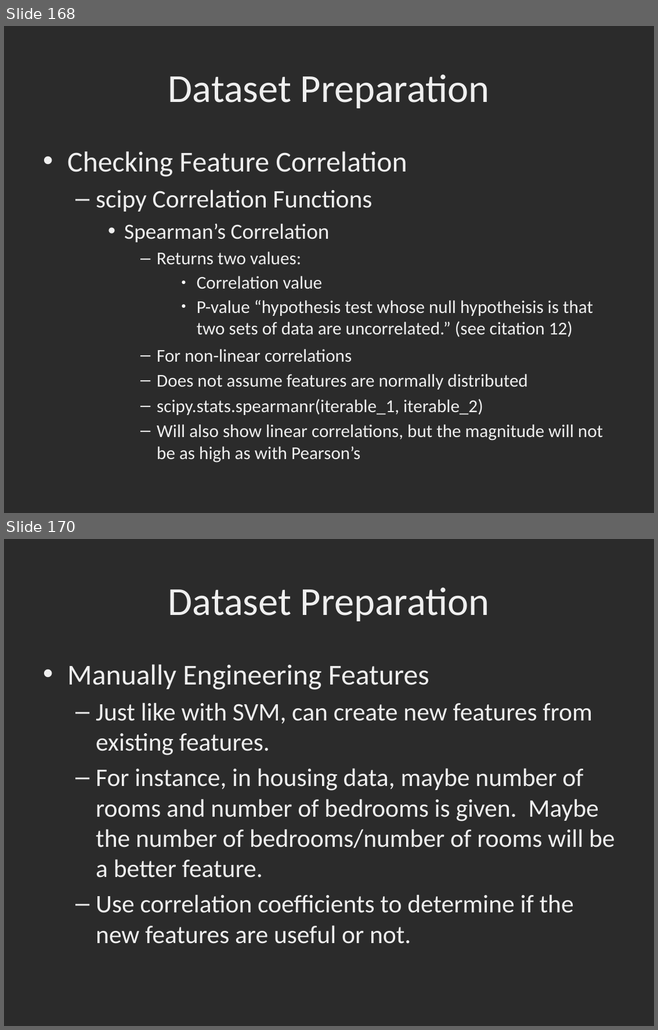
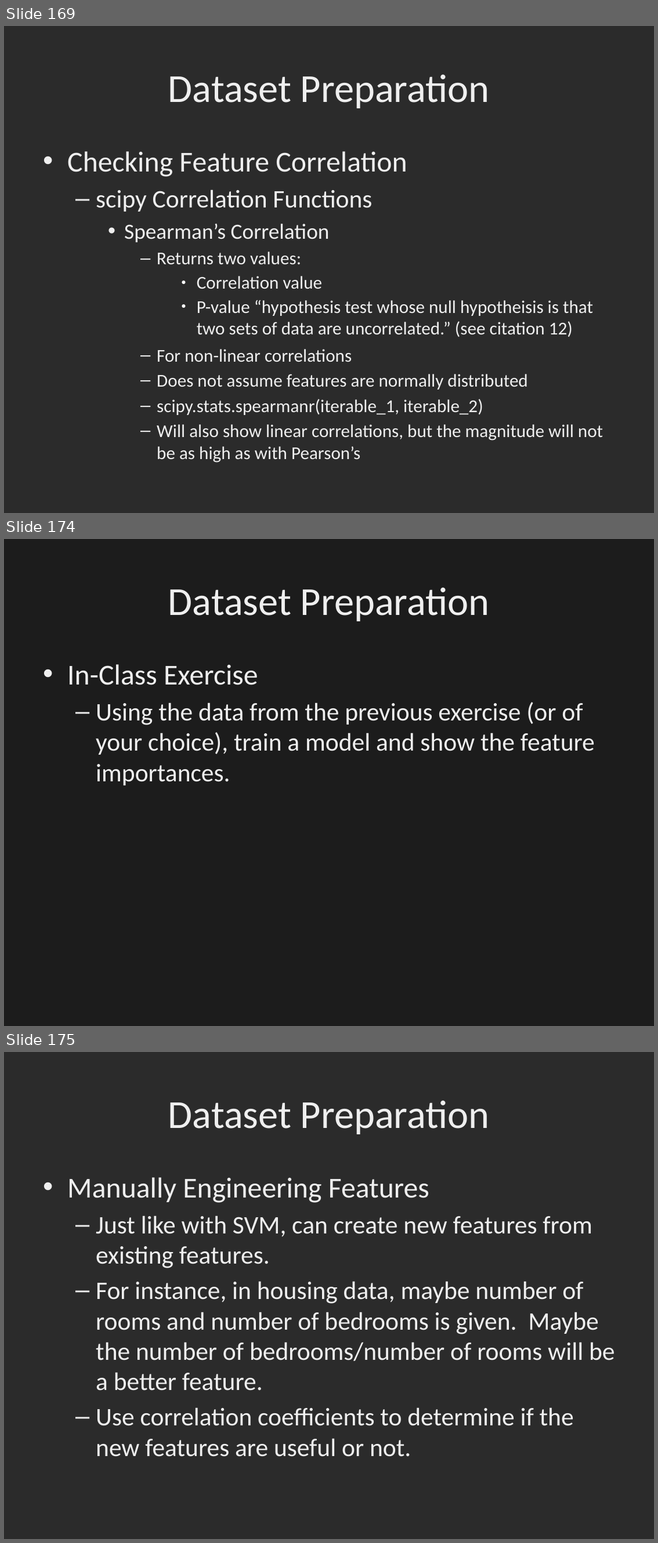
Before and after one commit to dbowmans46/PracticalProgramming, a slide deck: Session 7 - Python/Instructional Material/Session 7 - Python Brief Intro to Machine Learning with Scikit Learn.odp. Shown one above the other, each under a label of ours: slides 168 and 170 before the commit, slides 169, 174 and 175 after it; the slides between them are not shown. The pictures are 658x1030 and 658x1543 pixels, drawn with LibreOffice and Linux fonts; fonts in the diff are those of the drawing; background and template pictures are left out; a plain dark background stands for a picture behind light text. Boxes give left, top, right and bottom in pixels: in the first picture for what was removed or moved away, otherwise in the second. Text is boxed around its words. In the diff, an @@ line names an element or a change of style, - is before the commit and + after.

Commit message:
Added slides and example for feature importances.

```diff
--- a/Session 7 - Python/Instructional Material/Session 7 - Python Brief Intro to Machine Learning with Scikit Learn.odp
+++ b/Session 7 - Python/Instructional Material/Session 7 - Python Brief Intro to Machine Learning with Scikit Learn.odp
@@ slide 174 added at bbox=[4, 539, 654, 1026], background picture (left out) @@
@@ rectangle added at bbox=[4, 539, 654, 1026], fill #181818 at 79% opacity, outline #B0B0B0 2.01 pt @@
@@ title added at bbox=[168, 587, 489, 621], 44 pt, text #EFEFEF @@
+Dataset Preparation
@@ text added at bbox=[67, 664, 594, 785], 28 pt, text #EFEFEF @@
+• In-Class Exercise
+  – Using the data from the previous exercise (or of your choice), train a model and show the feature importances.
@@ what was slide 168 is now slide 169 @@
@@ what was slide 170 is now slide 175 @@
```
Also in this commit, not shown: 7 slides changed, 4 other slides added, 1 other file.
